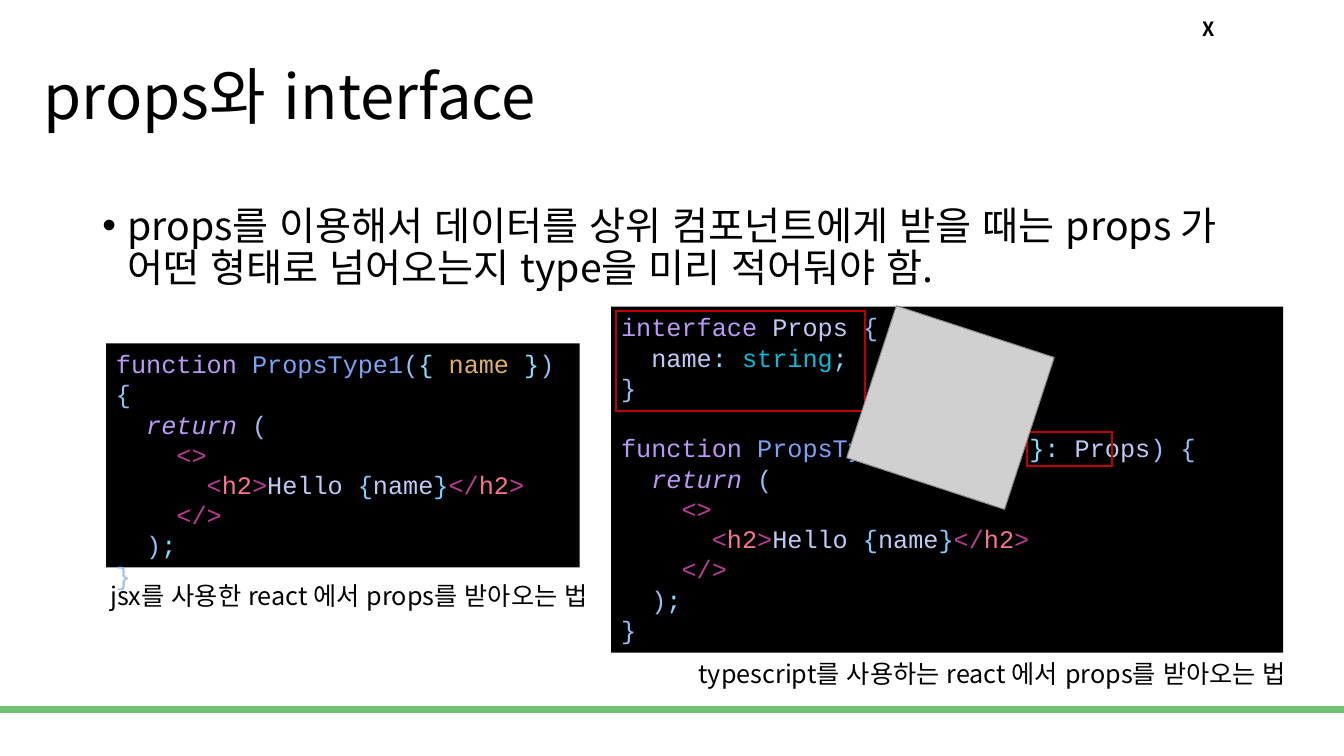
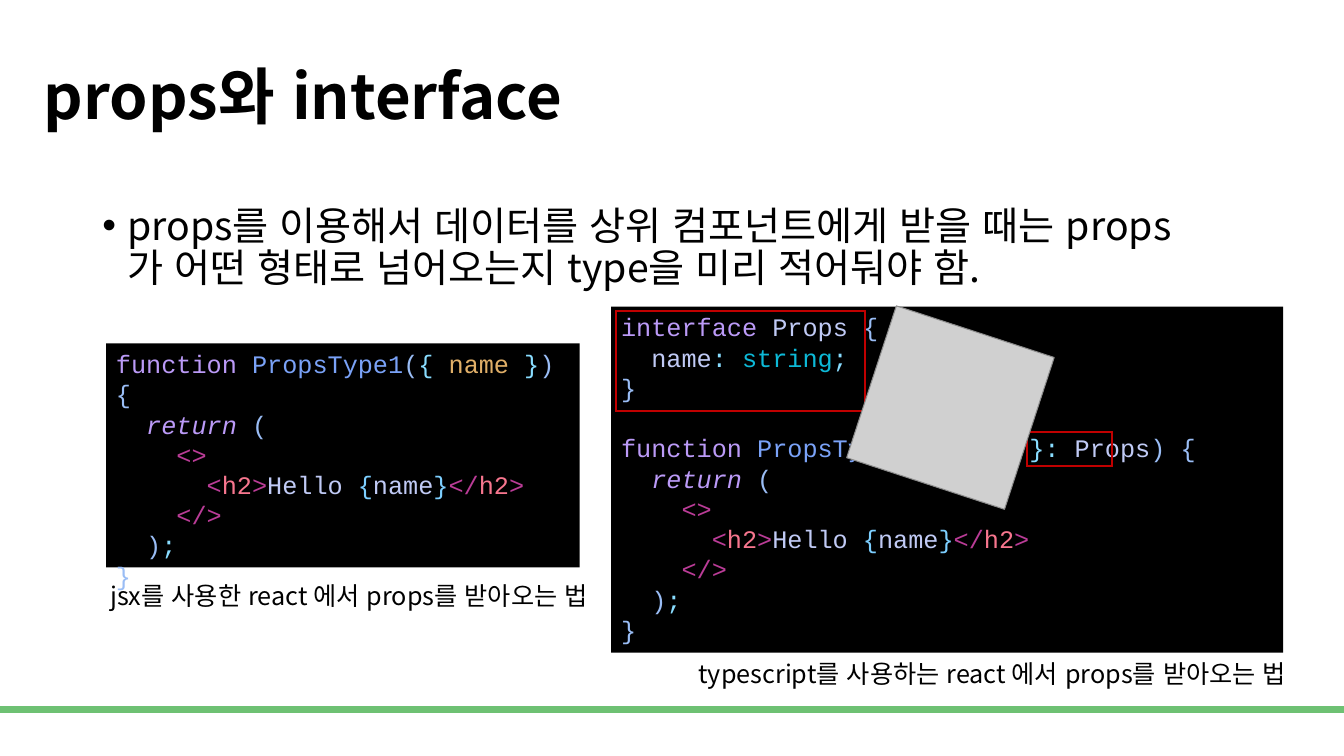
Before and after one commit to DevDamon0527/SeSAC_Yeongdeungpo_Campus_6th, a slide deck: slide 4 of material/[SeSAC_YDP_6] 33_TypeScript_with_React.pptx. Drawn at 1344x756 pixels with LibreOffice and Linux fonts; fonts in the diff are those of the drawing; grey boxes stand for pictures; background and template pictures are left out. Boxes give left, top, right and bottom in pixels: in the first picture for what was removed or moved away, otherwise in the second. Text is boxed around its words. In the diff, an @@ line names an element or a change of style, - is before the commit and + after.

```diff
--- a/material/[SeSAC_YDP_6] 33_TypeScript_with_React.pptx
+++ b/material/[SeSAC_YDP_6] 33_TypeScript_with_React.pptx
@@ title "props와 interface" at (44, 67, 562, 133): bold on @@
@@ text removed at (1202, 21, 1214, 36) @@
-X
@@ text "props를 이용해서 데이터를 상위 컴포넌트에게 ..." rewrapped from (128, 207, 1216, 291) to (128, 207, 1171, 291) @@
```
Also in this commit, not shown: 8 other slides changed, 1 slide added, 21 other files.
